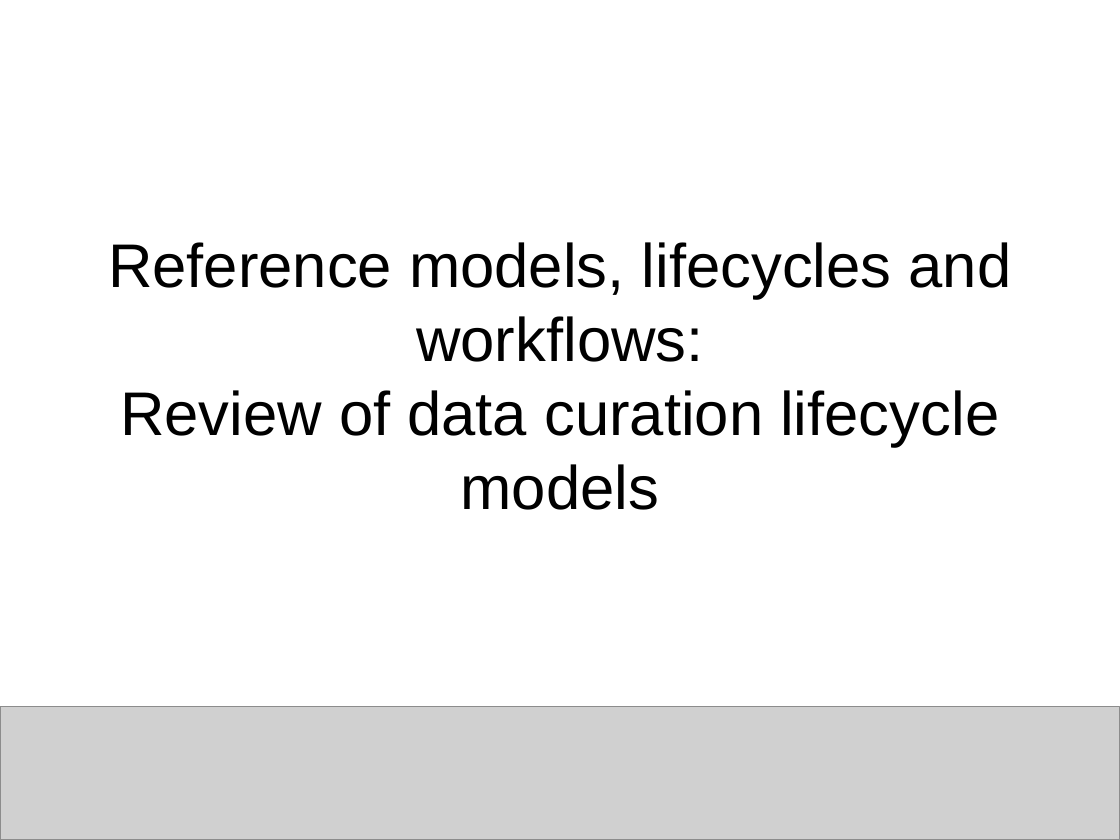
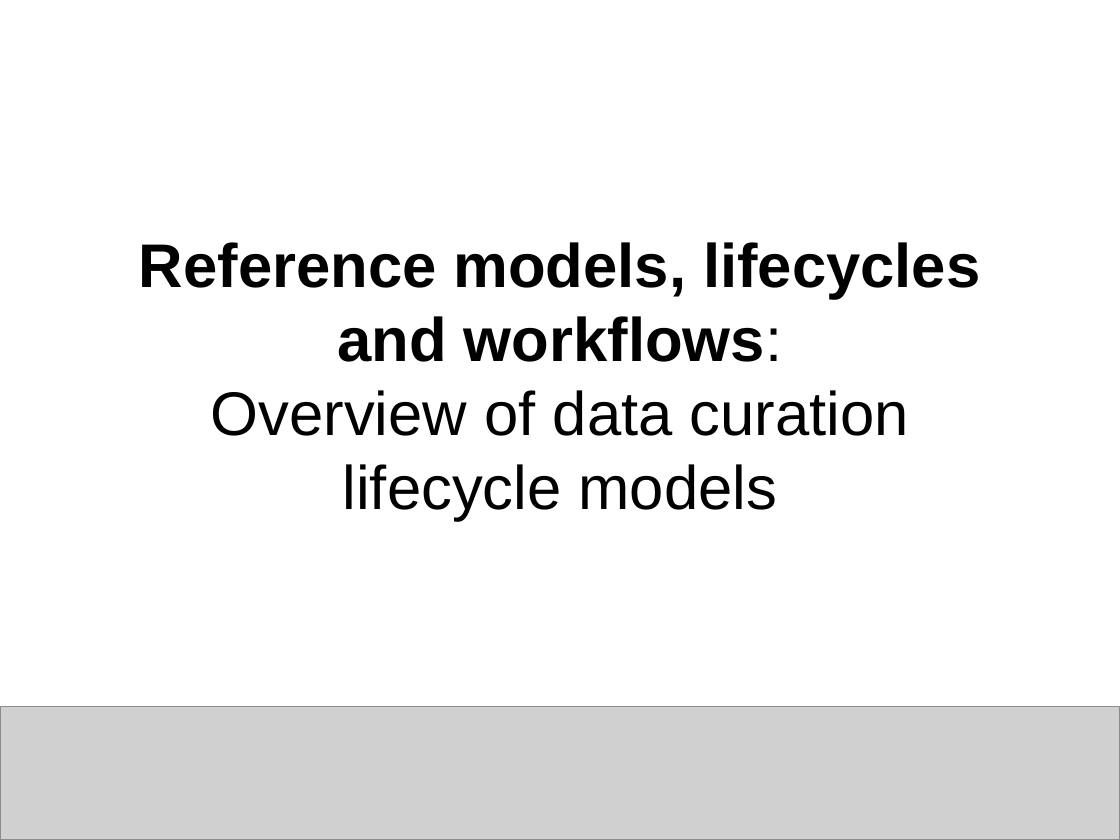
Before and after one commit to DataCurationWorkshop/HongKongCurationWorkshop, a slide deck: slide 1 of Day_1/Lectures/Day_1_Lecture_LifeCyclesIntro.pptx. Drawn at 1120x840 pixels with LibreOffice and Linux fonts; fonts in the diff are those of the drawing; grey boxes stand for pictures; background and template pictures are left out. Boxes give left, top, right and bottom in pixels: in the first picture for what was removed or moved away, otherwise in the second. Text is boxed around its words. In the diff, an @@ line names an element or a change of style, - is before the commit and + after.

```diff
--- a/Day_1/Lectures/Day_1_Lecture_LifeCyclesIntro.pptx
+++ b/Day_1/Lectures/Day_1_Lecture_LifeCyclesIntro.pptx
@@ title at [139, 242, 980, 520]: text changed; bold on @@
-Reference models, lifecycles and workflows:
-Review of data curation lifecycle models
+Reference models, lifecycles and workflows:
+Overview of data curation lifecycle models
```
Also in this commit, not shown: 4 other slides changed, 26 slides added, 1 slide removed, 2 other files.
